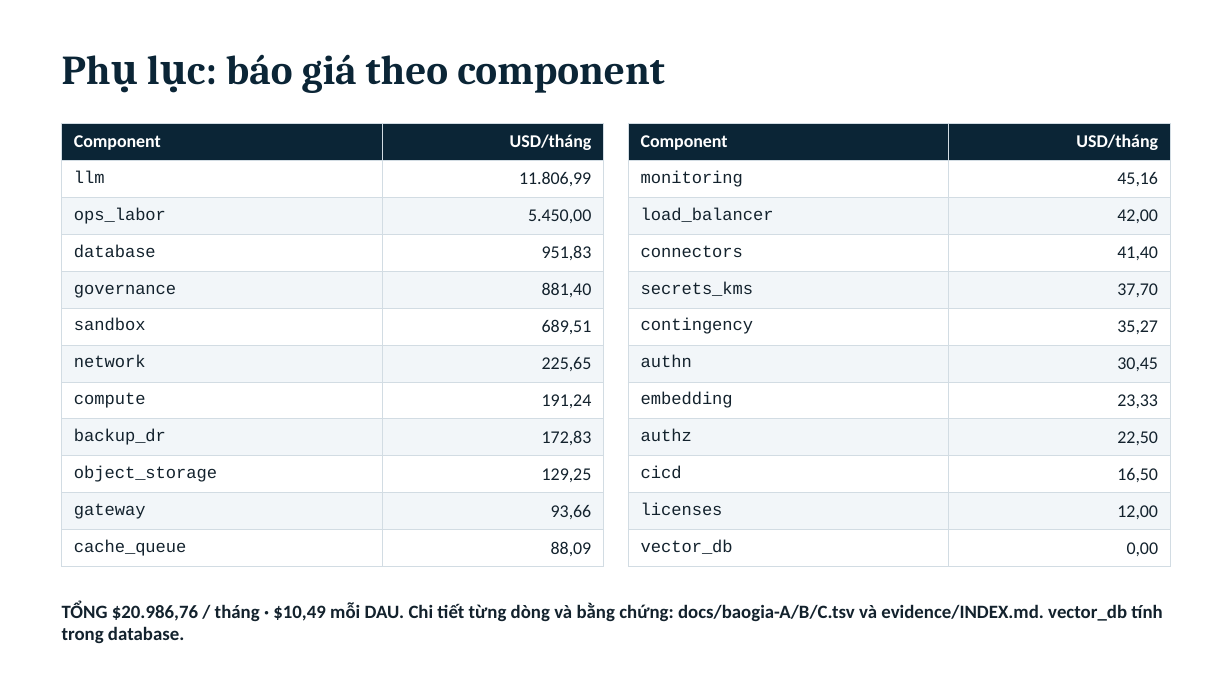
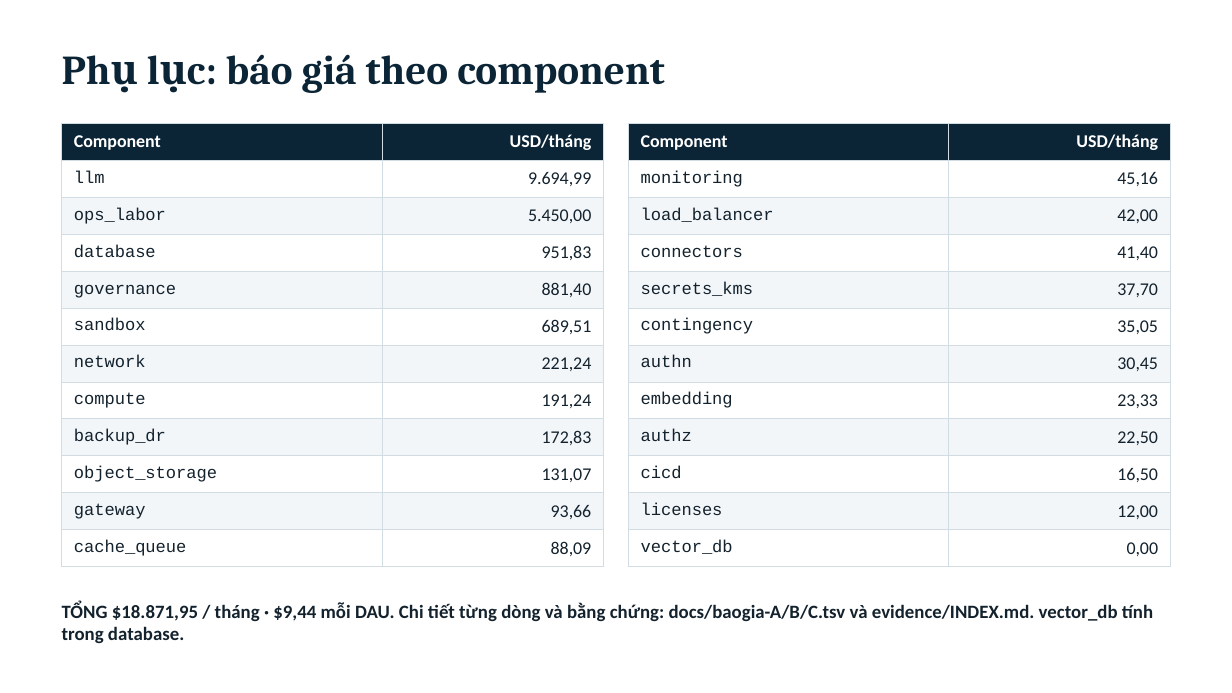
Before and after one commit to TuTune04/K4-Track2-Day28-TTL, a slide deck: slide 16 of submit/VBot_slide.pptx. Drawn at 1232x693 pixels with LibreOffice and Linux fonts; fonts in the diff are those of the drawing. Boxes give left, top, right and bottom in pixels: in the first picture for what was removed or moved away, otherwise in the second. Text is boxed around its words. In the diff, an @@ line names an element or a change of style, - is before the commit and + after.

```diff
--- a/submit/VBot_slide.pptx
+++ b/submit/VBot_slide.pptx
@@ table at (62, 123, 604, 560) @@
-row 2, column 2: 11.806,99
+row 2, column 2: 9.694,99
-row 7, column 2: 225,65
+row 7, column 2: 221,24
-row 10, column 2: 129,25
+row 10, column 2: 131,07
@@ table at (628, 123, 1170, 560) @@
-row 6, column 2: 35,27
+row 6, column 2: 35,05
@@ text at (62, 602, 1153, 643): text changed @@
-TỔNG $20.986,76 / tháng · $10,49 mỗi DAU. Chi tiết từng dòng và bằng chứng: docs/baogia-A/B/C.tsv và evidence/INDEX.md. vector_db tính trong database.
+TỔNG $18.871,95 / tháng · $9,44 mỗi DAU. Chi tiết từng dòng và bằng chứng: docs/baogia-A/B/C.tsv và evidence/INDEX.md. vector_db tính trong database.
```
Also in this commit, not shown: 10 other slides changed, 10 other files.
